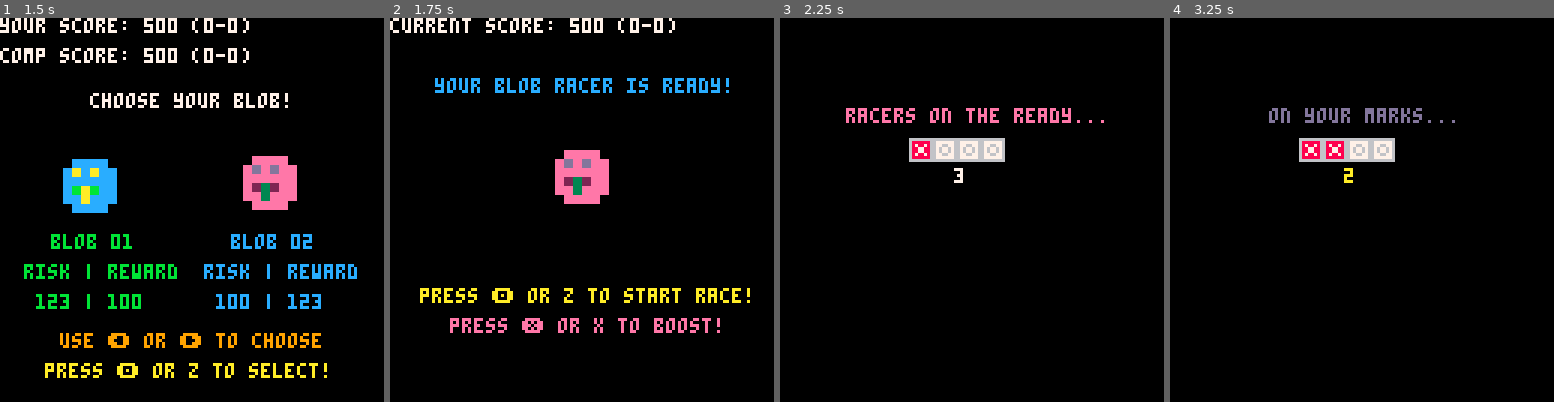
Above: before the commit, frames 1-4 (left to right).
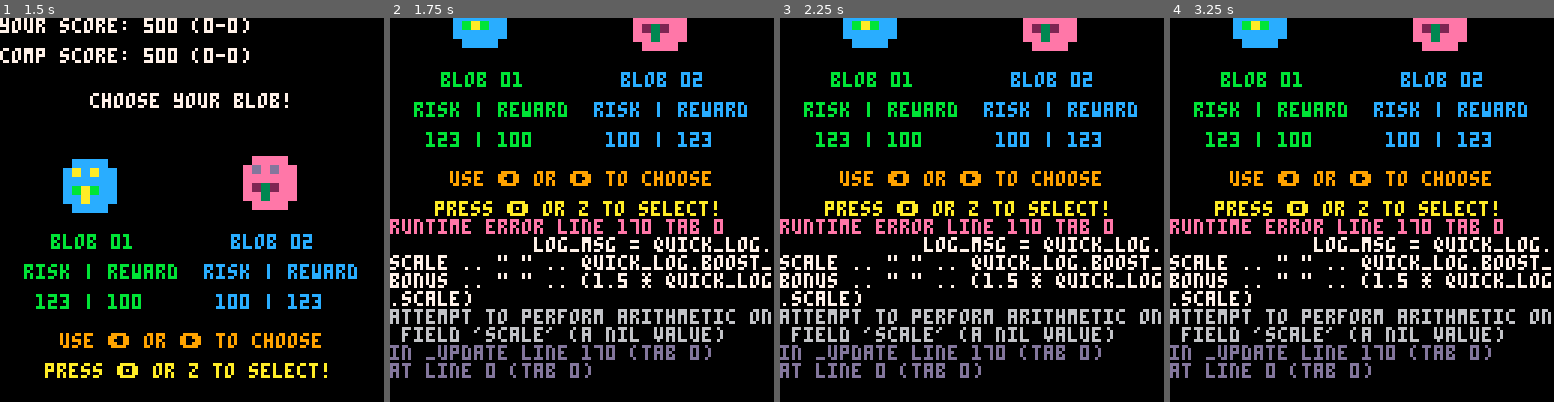
Above: after the commit, the same moments.

Repository: geopet/formula-blob
Game: PICO-8 cartridge blob_race.p8
Same seed, same stepped clock (60 frames per second), same inputs: the game is played once before the commit and once after it.
Inputs:
- Up to frame 1 (1.5 s): tap X (X key) at 0.33, 1.07 s; tap O (Z key) at 0.7 s
- Up to frame 2 (1.75 s): hold Right from 1.6 s (still down); tap O (Z key) at 1.7 s
- Up to frame 3 (2.25 s): tap X (X key) at 1.85 s; release Right at 2.1 s; tap O (Z key) at 2.1 s
- Up to frame 4 (3.25 s): hold Right 2.47-3.03 s; tap O (Z key) at 2.5, 2.9 s; tap X (X key) at 2.97 s; hold Left from 3.08 s (still down)

Frame 1 is identical in both runs. In frame 2, 22% of the frame differs, in the area x 0-100%, y 0-94%; in frame 3, 19%; in frame 4, 19%.
Error after the commit: runtime error line 170 tab 0; log_msg = quick_log.scale .. " " .. quick_log.boost_bonus .. " " .. (1.5 * quick_log.scale); attempt to perform arithmetic on fie…

Commit message:
feature(logging): Add quick_log table
Added quick_log table to _init() to store scale and boost_bonus values
for debugging boost calculations.

Diff:
--- a/blob_race.p8
+++ b/blob_race.p8
@@ -10,6 +10,11 @@
     -- logging variables
     logging = false
     log_msg = ""
+
+    quick_log = {
+        scale = nil,
+        boost_bonus = nil
+    }
 
     -- game state variable
     state = "game-start"
@@ -157,12 +163,14 @@
             selected_blob = 1
             sfx(0)
             -- log_msg = "b1 wp: " .. win_probability.blob1 .. "b1 t: " .. win_probability.blob1_expected_time
-            log_msg = "b1 wp: " .. win_probability.blob1 .. " b1 ml: " .. win_probability.blob1_moneyline
+            -- log_msg = "b1 wp: " .. win_probability.blob1 .. " b1 ml: " .. win_probability.blob1_moneyline
+            log_msg = quick_log.scale .. " " .. quick_log.boost_bonus .. " " .. (1.5 * quick_log.scale)
         elseif (btnp(1)) then -- right blob (2)
             selected_blob = 2
             sfx(0)
             -- log_msg = "b2 wp: " .. win_probability.blob2 .. "b2 t: " .. win_probability.blob2_expected_time
-            log_msg = "b2 wp: " .. win_probability.blob2 .. " b2 ml: " .. win_probability.blob2_moneyline
+            -- log_msg = "b2 wp: " .. win_probability.blob2 .. " b2 ml: " .. win_probability.blob2_moneyline
+            log_msg = quick_log.scale .. " " .. quick_log.boost_bonus .. " " .. (1.5 * quick_log.scale)
         elseif (btnp(4)) then
             if selected_blob != 0 then
                 sfx(1)
